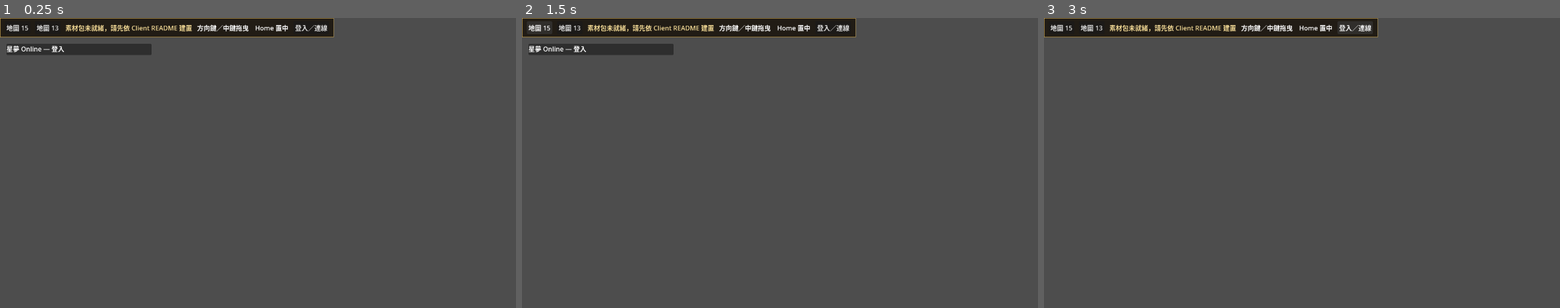
Above: before the commit, frames 1-3 (left to right).
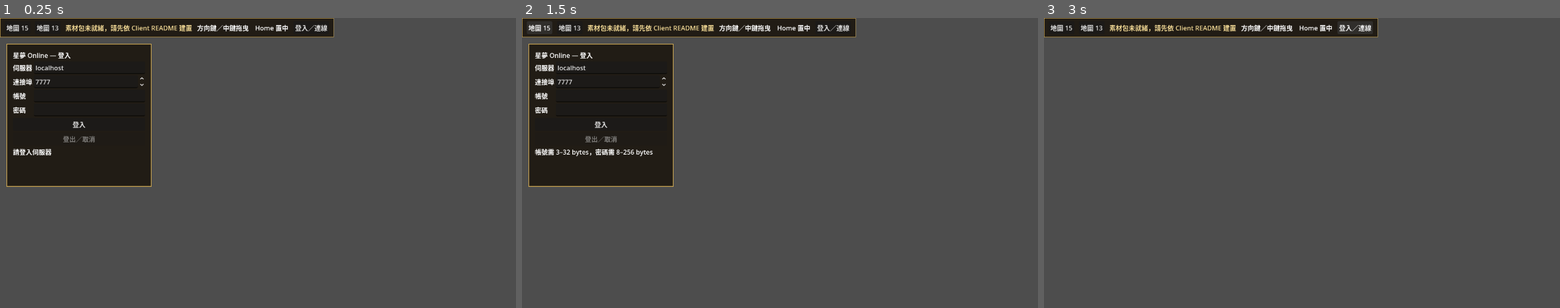
Above: after the commit, the same moments.

Repository: kevin840307/SGTest
Game: Godot game, scene res://app/main.tscn
The game is run twice, just before and just after one commit, with the same random seed, the same clock (stepped at 60 frames per second) and the same inputs.
Inputs (mouse positions are in pixels of both pictures, inside the frame that each line leads up to):
- Up to frame 1 (0.25 s): no input
- Up to frame 2 (1.5 s): click (599, 125) at 0.5 s, where only the run after the commit has a clickable "登入"; click "地圖 15" at 1.25 s
- Up to frame 3 (3 s): click "地圖 13" at 2 s; click "登入／連線" at 2.75 s

The runs differ from the first frame. In frame 1, 14% of the frame differs, in the area x 1-30%, y 8-59%; in frame 2, 14%; in frame 3, nothing differs.
Error before the commit: Parse Error: Cannot infer the type of "current" variable because the value doesn't have a set type. (res://network/client_session.gd:230)

Commit message:
fix(client): type reconnect world snapshot explicitly

Diff:
--- a/client/network/client_session.gd
+++ b/client/network/client_session.gd
@@ -63,6 +63,8 @@
 	if error != OK:
 		_mutex.lock()
 		_running = false
+		_clear_credentials_locked()
+		_username = ""
 		_mutex.unlock()
 		return error
 	_thread = Thread.new()
@@ -227,7 +229,7 @@
 		_publish()
 
 func _maybe_finish_world_entry() -> void:
-	var current := _world.snapshot()
+	var current: Dictionary = _world.snapshot()
 	if int(current.state) != WorldState.STATE_IN_WORLD or not bool(current.world_ready) or int(current.pending_world_ready_ack_epoch) != 0 or int(current.last_world_ready_ack_epoch) != int(current.map_epoch):
 		return
 	_mutex.lock()
